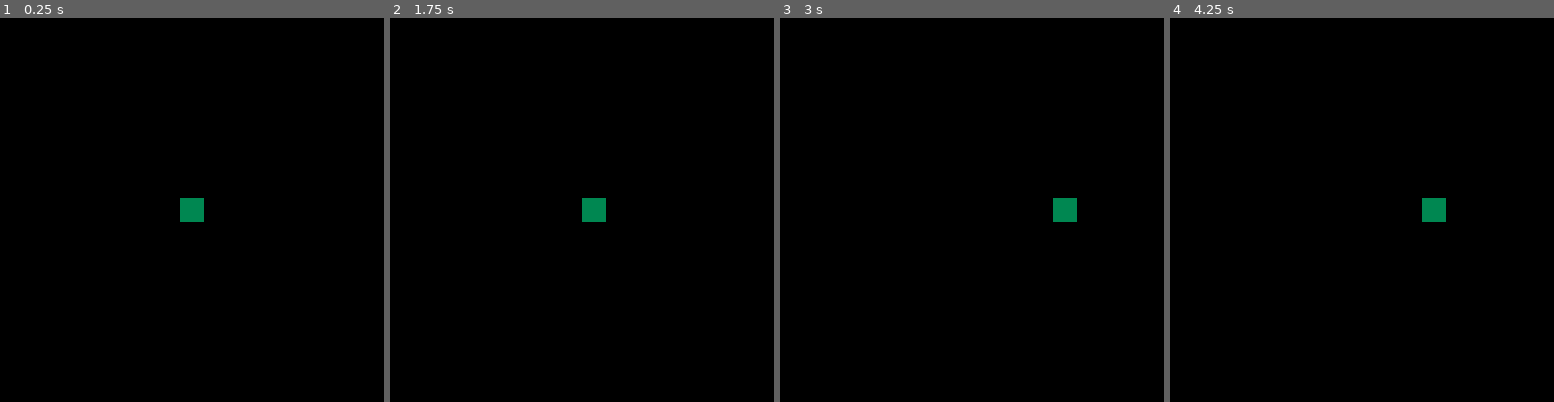
Above: before the commit, frames 1-4 (left to right).
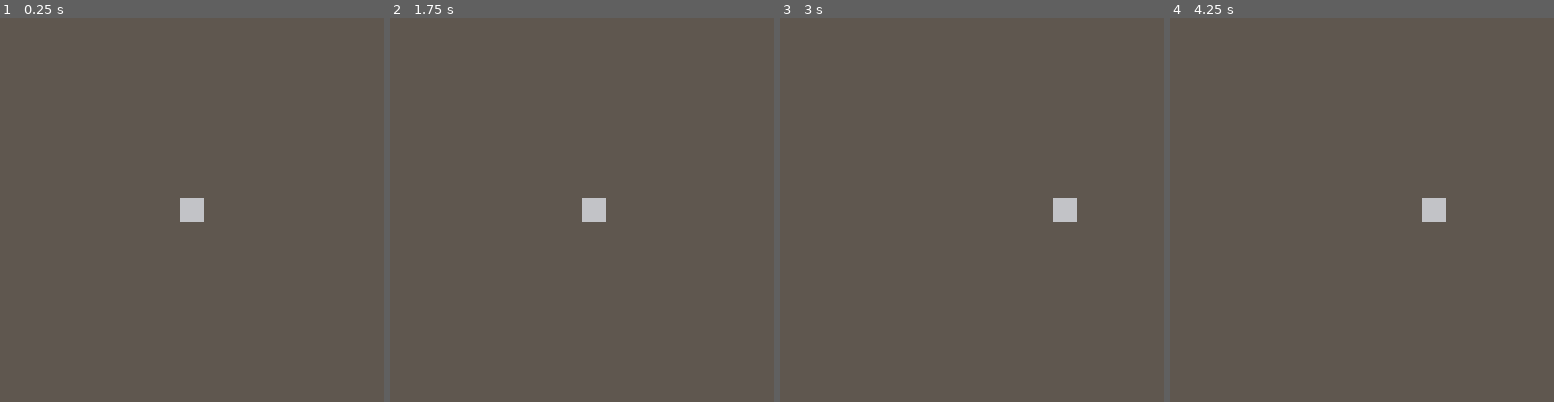
Above: after the commit, the same moments.

Repository: emilykrohn/Pico8-Tetris
Game: PICO-8 cartridge main.p8
Two runs of this game, one before a commit and one after it. Both use one fixed random seed, a clock stepped at 60 frames per second and the inputs below.
Inputs:
- Up to frame 1 (0.25 s): no input
- Up to frame 2 (1.75 s): hold Right from 1.6 s (still down)
- Up to frame 3 (3 s): release Right at 2.1 s; hold Right from 2.47 s (still down)
- Up to frame 4 (4.25 s): release Right at 3.03 s; hold Left 3.08-3.58 s; hold Right from 4.02 s (still down)

The runs differ from the first frame. In frame 1, 100% of the frame differs, in the area x 0-100%, y 0-100%; in frame 2, 100%; in frame 3, 100%; in frame 4, 100%.

Commit message:
Start creating the map background

Diff:
--- a/main.p8
+++ b/main.p8
@@ -16,14 +16,32 @@
 
 function _draw()
 	cls()
+	map(0, 0, 0, 0, 16, 16)
 	spr(1, position, 60)
 end
 __gfx__
-00000000333333331111111100000000000000000000000000000000000000000000000000000000000000000000000000000000000000000000000000000000
-00000000333333331111111100000000000000000000000000000000000000000000000000000000000000000000000000000000000000000000000000000000
-00700700333333331111111100000000000000000000000000000000000000000000000000000000000000000000000000000000000000000000000000000000
-00077000333333331111111100000000000000000000000000000000000000000000000000000000000000000000000000000000000000000000000000000000
-00077000333333331111111100000000000000000000000000000000000000000000000000000000000000000000000000000000000000000000000000000000
-00700700333333331111111100000000000000000000000000000000000000000000000000000000000000000000000000000000000000000000000000000000
-00000000333333331111111100000000000000000000000000000000000000000000000000000000000000000000000000000000000000000000000000000000
-00000000333333331111111100000000000000000000000000000000000000000000000000000000000000000000000000000000000000000000000000000000
+00000000666666665555555500000000000000000000000000000000000000000000000000000000000000000000000000000000000000000000000000000000
+00000000666666665555555500000000000000000000000000000000000000000000000000000000000000000000000000000000000000000000000000000000
+00700700666666665555555500000000000000000000000000000000000000000000000000000000000000000000000000000000000000000000000000000000
+00077000666666665555555500000000000000000000000000000000000000000000000000000000000000000000000000000000000000000000000000000000
+00077000666666665555555500000000000000000000000000000000000000000000000000000000000000000000000000000000000000000000000000000000
+00700700666666665555555500000000000000000000000000000000000000000000000000000000000000000000000000000000000000000000000000000000
+00000000666666665555555500000000000000000000000000000000000000000000000000000000000000000000000000000000000000000000000000000000
+00000000666666665555555500000000000000000000000000000000000000000000000000000000000000000000000000000000000000000000000000000000
+__map__
+0202020202020202020202020202020200000000000000000000000000000000000000000000000000000000000000000000000000000000000000000000000000000000000000000000000000000000000000000000000000000000000000000000000000000000000000000000000000000000000000000000000000000000
+0202020202020202020202020202020200000000000000000000000000000000000000000000000000000000000000000000000000000000000000000000000000000000000000000000000000000000000000000000000000000000000000000000000000000000000000000000000000000000000000000000000000000000
+0202020202020202020202020202020200000000000000000000000000000000000000000000000000000000000000000000000000000000000000000000000000000000000000000000000000000000000000000000000000000000000000000000000000000000000000000000000000000000000000000000000000000000
+0202020202020202020202020202020200000000000000000000000000000000000000000000000000000000000000000000000000000000000000000000000000000000000000000000000000000000000000000000000000000000000000000000000000000000000000000000000000000000000000000000000000000000
+0202020202020202020202020202020200000000000000000000000000000000000000000000000000000000000000000000000000000000000000000000000000000000000000000000000000000000000000000000000000000000000000000000000000000000000000000000000000000000000000000000000000000000
+0202020202020202020202020202020200000000000000000000000000000000000000000000000000000000000000000000000000000000000000000000000000000000000000000000000000000000000000000000000000000000000000000000000000000000000000000000000000000000000000000000000000000000
+0202020202020202020202020202020200000000000000000000000000000000000000000000000000000000000000000000000000000000000000000000000000000000000000000000000000000000000000000000000000000000000000000000000000000000000000000000000000000000000000000000000000000000
+0202020202020202020202020202020200000000000000000000000000000000000000000000000000000000000000000000000000000000000000000000000000000000000000000000000000000000000000000000000000000000000000000000000000000000000000000000000000000000000000000000000000000000
+0202020202020202020202020202020200000000000000000000000000000000000000000000000000000000000000000000000000000000000000000000000000000000000000000000000000000000000000000000000000000000000000000000000000000000000000000000000000000000000000000000000000000000
+0202020202020202020202020202020200000000000000000000000000000000000000000000000000000000000000000000000000000000000000000000000000000000000000000000000000000000000000000000000000000000000000000000000000000000000000000000000000000000000000000000000000000000
+0202020202020202020202020202020200000000000000000000000000000000000000000000000000000000000000000000000000000000000000000000000000000000000000000000000000000000000000000000000000000000000000000000000000000000000000000000000000000000000000000000000000000000
+0202020202020202020202020202020200000000000000000000000000000000000000000000000000000000000000000000000000000000000000000000000000000000000000000000000000000000000000000000000000000000000000000000000000000000000000000000000000000000000000000000000000000000
+0202020202020202020202020202020200000000000000000000000000000000000000000000000000000000000000000000000000000000000000000000000000000000000000000000000000000000000000000000000000000000000000000000000000000000000000000000000000000000000000000000000000000000
+0202020202020202020202020202020200000000000000000000000000000000000000000000000000000000000000000000000000000000000000000000000000000000000000000000000000000000000000000000000000000000000000000000000000000000000000000000000000000000000000000000000000000000
+0202020202020202020202020202020200000000000000000000000000000000000000000000000000000000000000000000000000000000000000000000000000000000000000000000000000000000000000000000000000000000000000000000000000000000000000000000000000000000000000000000000000000000
+0202020202020202020202020202020200000000000000000000000000000000000000000000000000000000000000000000000000000000000000000000000000000000000000000000000000000000000000000000000000000000000000000000000000000000000000000000000000000000000000000000000000000000
